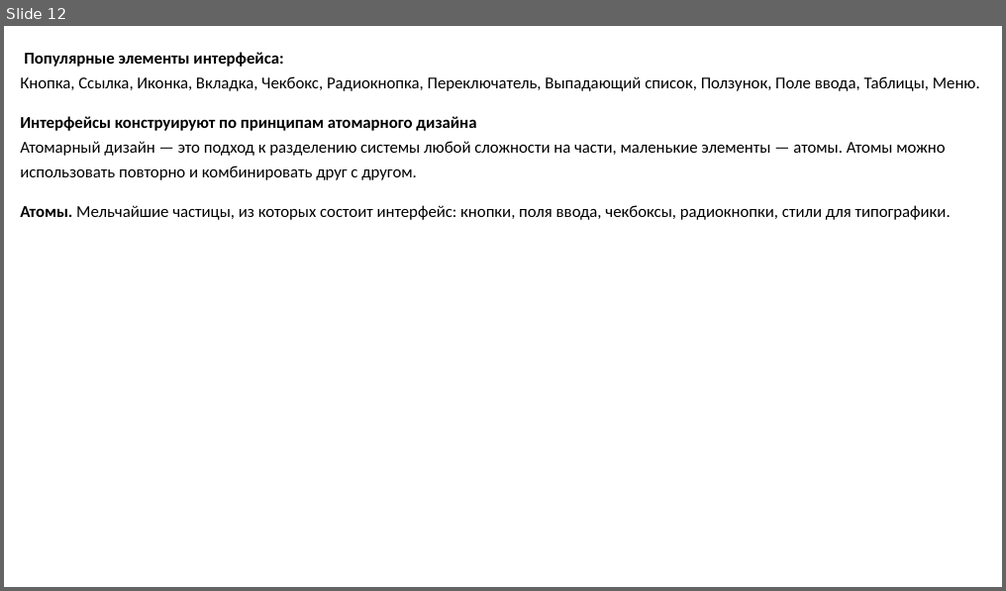
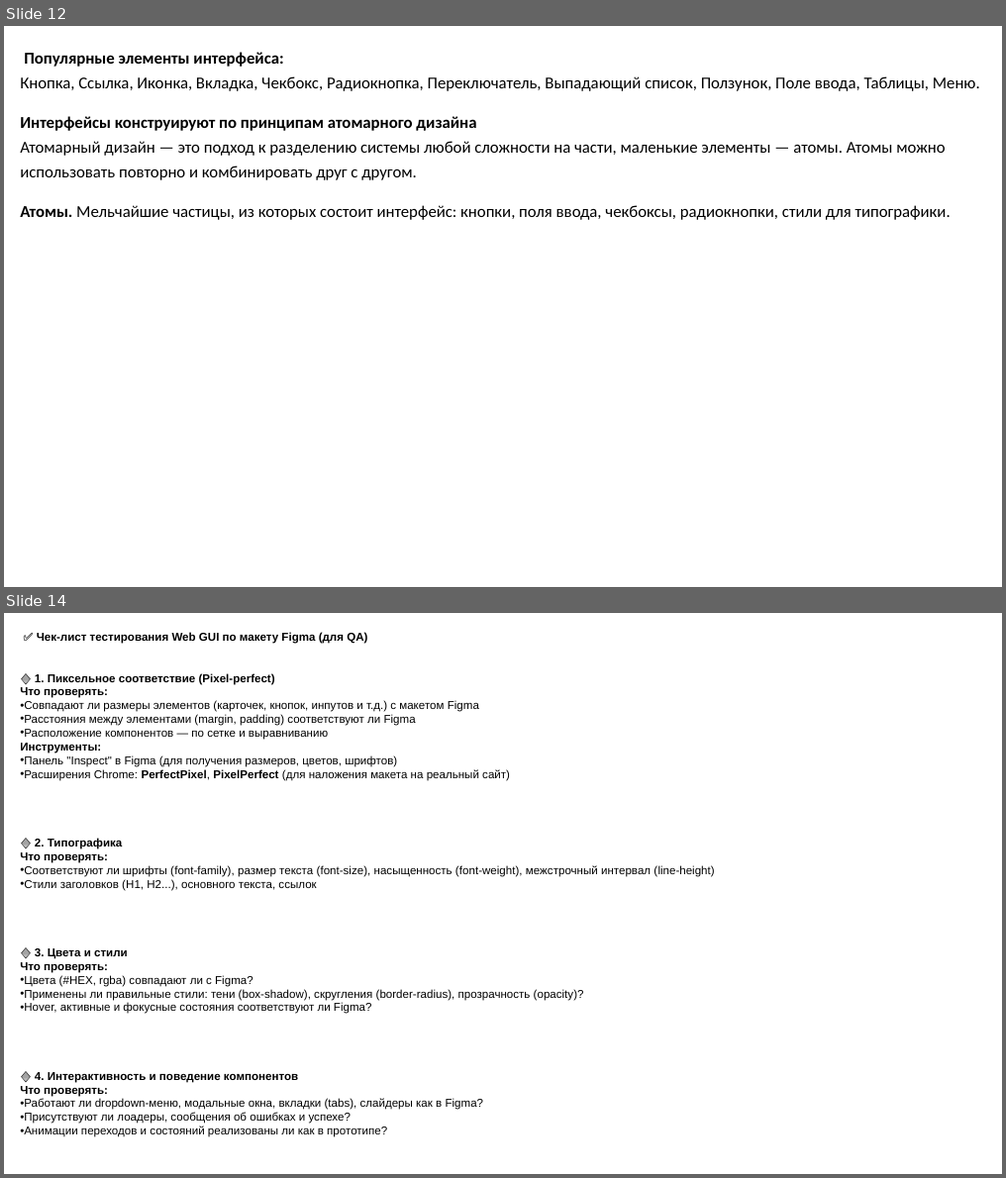
Before and after one commit to codeurient/QA, a slide deck: .lessons (az)/68 Uİ (на русском)/1 UI.pptx. Shown one above the other, each under a label of ours: slide 12 before the commit, slides 12 and 14 after it; the slides between them are not shown. The pictures are 1006x591 and 1006x1178 pixels, drawn with LibreOffice and Linux fonts; fonts in the diff are those of the drawing. Boxes give left, top, right and bottom in pixels: in the first picture for what was removed or moved away, otherwise in the second. Text is boxed around its words. In the diff, an @@ line names an element or a change of style, - is before the commit and + after.

```diff
--- a/.lessons (az)/68 Uİ (на русском)/1 UI.pptx
+++ b/.lessons (az)/68 Uİ (на русском)/1 UI.pptx
@@ slide 14 added at <box>4,613,1002,1174</box>, background #FFFFFF @@
@@ text added at <box>20,632,714,1138</box>, 11 pt, text #000000 @@
+✅ Чек-лист тестирования Web GUI по макету Figma (для QA)
+🔷 1. Пиксельное соответствие (Pixel-perfect)
+Что проверять:
+• Совпадают ли размеры элементов (карточек, кнопок, инпутов и т.д.) с макетом Figma
+• Расстояния между элементами (margin, padding) соответствуют ли Figma
+• Расположение компонентов — по сетке и выравниванию
+Инструменты:
+• Панель "Inspect" в Figma (для получения размеров, цветов, шрифтов)
+• Расширения Chrome: PerfectPixel, PixelPerfect (для наложения макета на реальный сайт)
+🔷 2. Типографика
+Что проверять:
+• Соответствуют ли шрифты (font-family), размер текста (font-size), насыщенность (font-weight), межстрочный интервал (line-height)
+• Стили заголовков (H1, H2...), основного текста, ссылок
+🔷 3. Цвета и стили
+Что проверять:
+• Цвета (#HEX, rgba) совпадают ли с Figma?
+• Применены ли правильные стили: тени (box-shadow), скругления (border-radius), прозрачность (opacity)?
+• Hover, активные и фокусные состояния соответствуют ли Figma?
+🔷 4. Интерактивность и поведение компонентов
+Что проверять:
+• Работают ли dropdown-меню, модальные окна, вкладки (tabs), слайдеры как в Figma?
+• Присутствуют ли лоадеры, сообщения об ошибках и успехе?
+• Анимации переходов и состояний реализованы ли как в прототипе?
```
Also in this commit, not shown: 3 other slides added, 1 slide removed, 1 other file.
